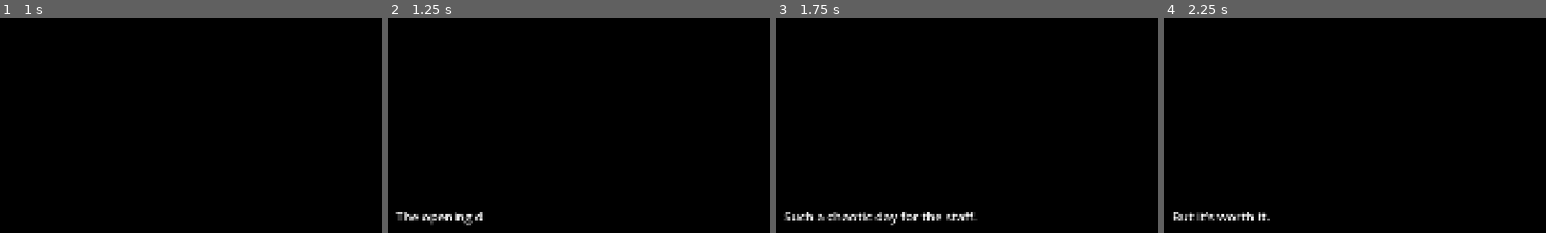
Above: before the commit, frames 1-4 (left to right).
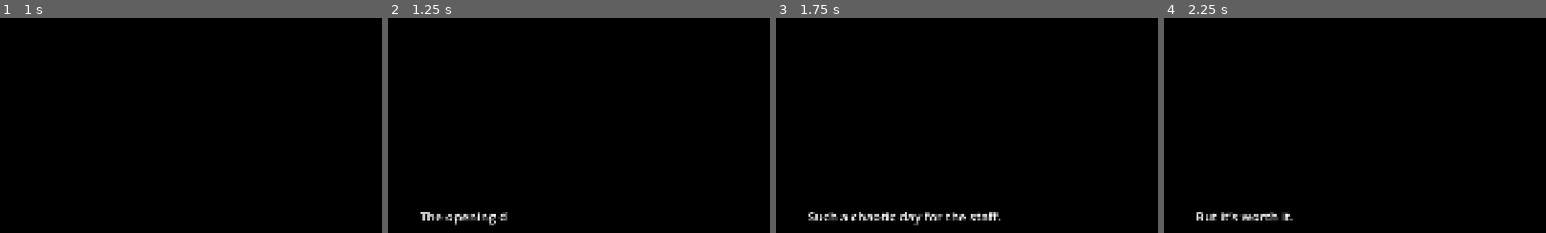
Above: after the commit, the same moments.

Repository: ricardobusta/globalgamejam2026
Game: Godot game, scene res://scenes/title.tscn
Two runs of this game, one before a commit and one after it. Both use one fixed random seed, a clock stepped at 60 frames per second and the inputs below.
Inputs (mouse positions are % of the whole screen's width and height, from its top left):
- Up to frame 1 (1 s): click "Play" at 0.5 s
- Up to frame 2 (1.25 s): no input
- Up to frame 3 (1.75 s): tap Enter (ui_accept) at 1.25, 1.52 s; move the mouse to (72, 45) at 1.27 s; click (72, 45) at 1.35 s
- Up to frame 4 (2.25 s): tap Enter (ui_accept) at 2 s; drag from (30, 55) to (45, 70) at 2.02 s
The pictures show only the part of the screen within x 0-50%, y 30-80%; the shares and areas given below are measured in that part.

Frame 1 is identical in both runs. In frame 2, 0.9% of the frame differs, in the area x 2-32%, y 90-97%; in frame 3, 1.6%, in the area x 2-59%, y 90-97%; in frame 4, 0.8%.

Commit message:
fix assets and text panel positioning

Diff:
--- a/furto/assets/ui/vn_canvas.tscn
+++ b/furto/assets/ui/vn_canvas.tscn
@@ -97,11 +97,13 @@
 anchor_right = 0.5
 anchor_bottom = 0.5
 offset_left = -71.0
-offset_top = -26.5
+offset_top = -71.5
 offset_right = 71.0
-offset_bottom = 26.5
+offset_bottom = 71.5
 grow_horizontal = 2
 grow_vertical = 2
+theme_override_constants/separation = 30
+alignment = 1
 
 [node name="OptionTemplateButton" type="Button" parent="Root/OptionsLayout" unique_id=1235434720]
 layout_mode = 2
--- a/furto/code/vn/vn_controller.gd
+++ b/furto/code/vn/vn_controller.gd
@@ -82,7 +82,7 @@
 	var text_speed: float = 1.0 / options.get("text_speed", 1.0)
 
 	vn_root.vn_text_panel.visible = true
-	vn_root.vn_text_panel.position = Vector2(0, vn_text_panel_off_y)
+	vn_root.vn_text_panel.position.y = vn_text_panel_off_y
 	vn_root.vn_text_label.visible_ratio = 0.0
 
 	if name_override.is_empty():
--- a/furto/themes/options_button_theme.tres
+++ b/furto/themes/options_button_theme.tres
@@ -1,25 +1,26 @@
 [gd_resource type="Theme" format=3 uid="uid://dj207vo5msjl7"]
 
 [sub_resource type="StyleBoxFlat" id="StyleBoxFlat_ligtn"]
+content_margin_left = 100.0
+content_margin_top = 20.0
+content_margin_right = 100.0
+content_margin_bottom = 20.0
 bg_color = Color(0, 0, 0, 1)
 border_width_left = 10
 border_width_top = 10
 border_width_right = 10
 border_width_bottom = 10
 border_color = Color(0.86069727, 0.8251456, 0.04930436, 1)
-expand_margin_left = 100.0
-expand_margin_top = 20.0
-expand_margin_right = 100.0
-expand_margin_bottom = 20.0
 
 [sub_resource type="StyleBoxFlat" id="StyleBoxFlat_6cgxj"]
+content_margin_left = 100.0
+content_margin_top = 20.0
+content_margin_right = 100.0
+content_margin_bottom = 20.0
 bg_color = Color(0, 0, 0, 1)
-expand_margin_left = 100.0
-expand_margin_top = 20.0
-expand_margin_right = 100.0
-expand_margin_bottom = 20.0
 
 [resource]
 Button/font_sizes/font_size = 32
 Button/styles/focus = SubResource("StyleBoxFlat_ligtn")
+Button/styles/hover = SubResource("StyleBoxFlat_ligtn")
 Button/styles/normal = SubResource("StyleBoxFlat_6cgxj")
